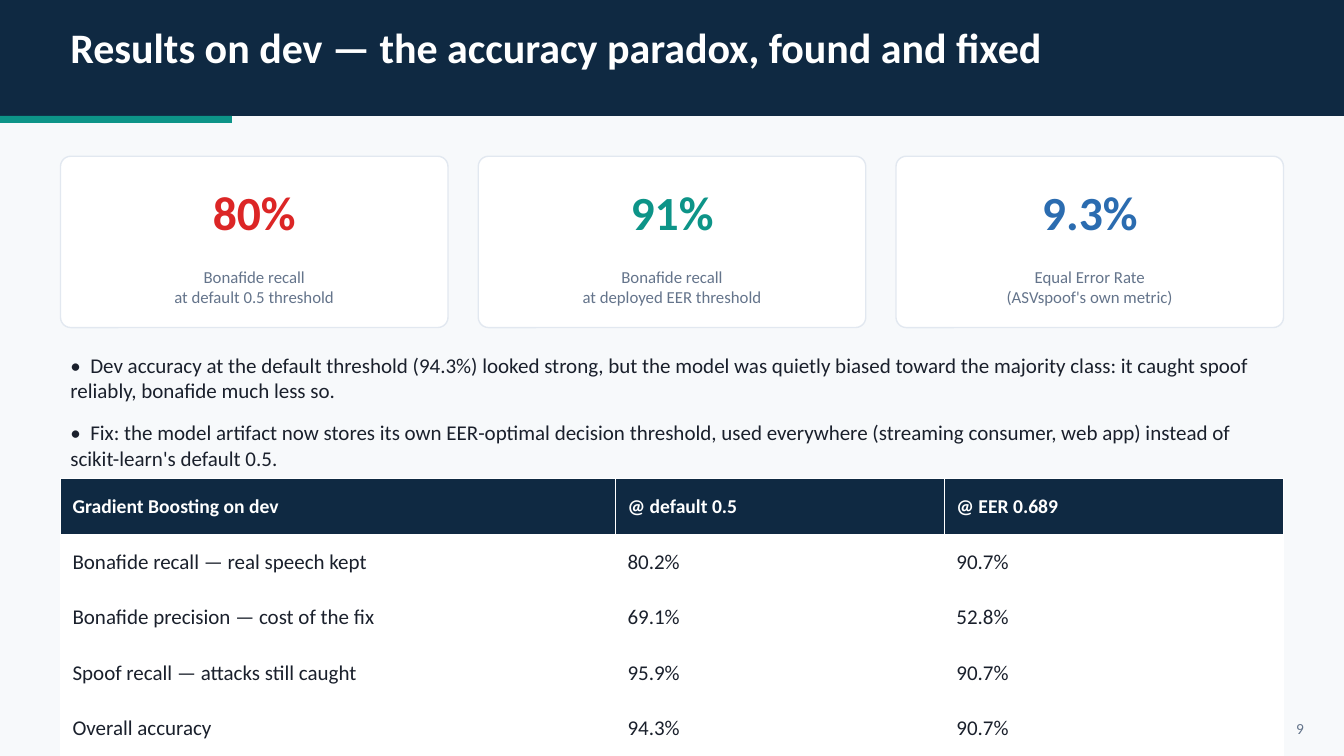
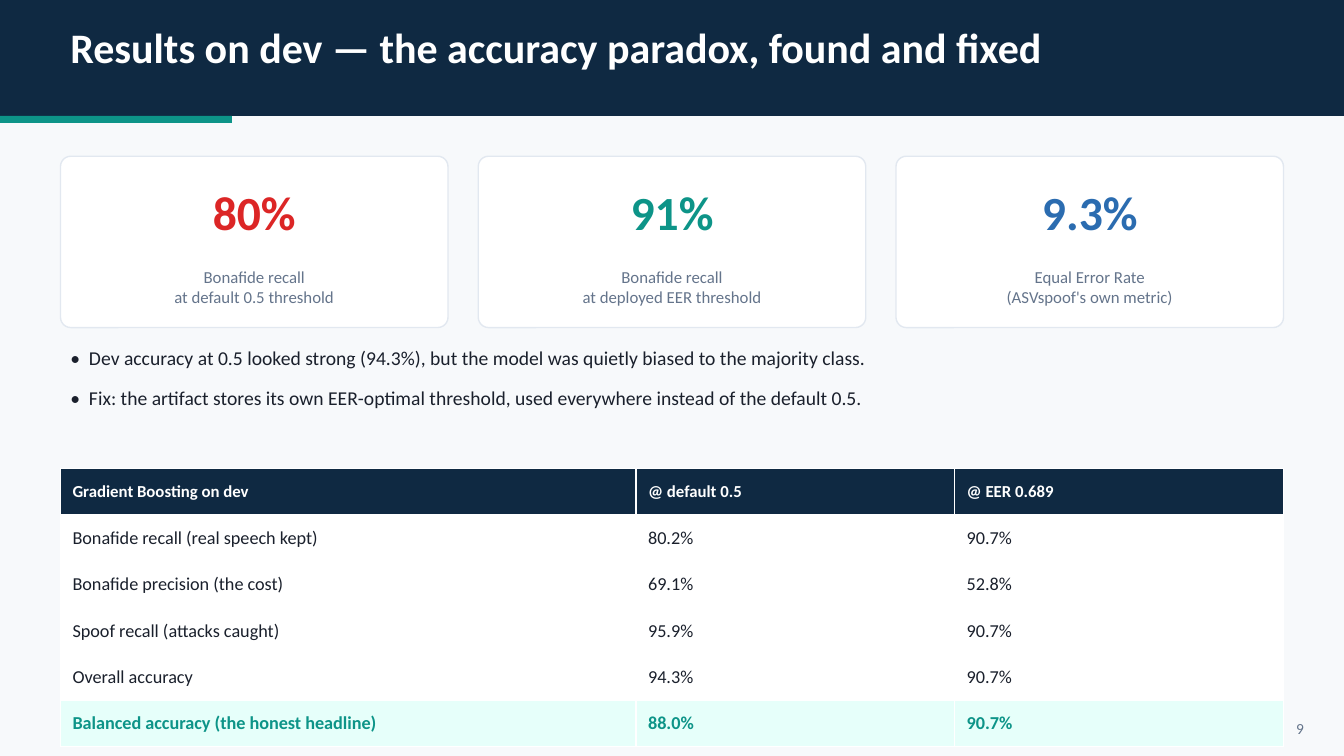
Before and after one commit to HadarBaum/asvspoof-voice-ai, a slide deck: slide 10 of docs/slides/slides.pptx. Drawn at 1344x756 pixels with LibreOffice and Linux fonts; fonts in the diff are those of the drawing. Boxes give left, top, right and bottom in pixels: in the first picture for what was removed or moved away, otherwise in the second. Text is boxed around its words. In the diff, an @@ line names an element or a change of style, - is before the commit and + after.

```diff
--- a/docs/slides/slides.pptx
+++ b/docs/slides/slides.pptx
@@ text at [89, 351, 864, 408]: text changed; size 15 to 14 pt @@
-• Dev accuracy at the default threshold (94.3%) looked strong, but the model was quietly biased toward the majority class: it caught spoof reliably, bonafide much less so.
-• Fix: the model artifact now stores its own EER-optimal decision threshold, used everywhere (streaming consumer, web app) instead of scikit-learn's default 0.5.
+• Dev accuracy at 0.5 looked strong (94.3%), but the model was quietly biased to the majority class.
+• Fix: the artifact stores its own EER-optimal threshold, used everywhere instead of the default 0.5.
@@ table at [60, 469, 1284, 747] @@
-row 2, column 1: Bonafide recall — real speech kept
+row 2, column 1: Bonafide recall (real speech kept)
-row 3, column 1: Bonafide precision — cost of the fix
+row 3, column 1: Bonafide precision (the cost)
-row 4, column 1: Spoof recall — attacks still caught
+row 4, column 1: Spoof recall (attacks caught)
-row 6, column 1: Balanced accuracy — the honest headline
+row 6, column 1: Balanced accuracy (the honest headline)
@@ size 14 to 12 pt in "Gradient Boosting on dev", "@ default 0.5", "@ EER 0.689" @@
@@ size 15 to 13 pt in "80.2%", "90.7%", "69.1%", "52.8%" and 7 more places @@
@@ table: place and size @@
-table at [60, 479, 1284, 756]
+table at [60, 469, 1284, 747]
```
Also in this commit, not shown: 3 other slides changed, 1 other file.
